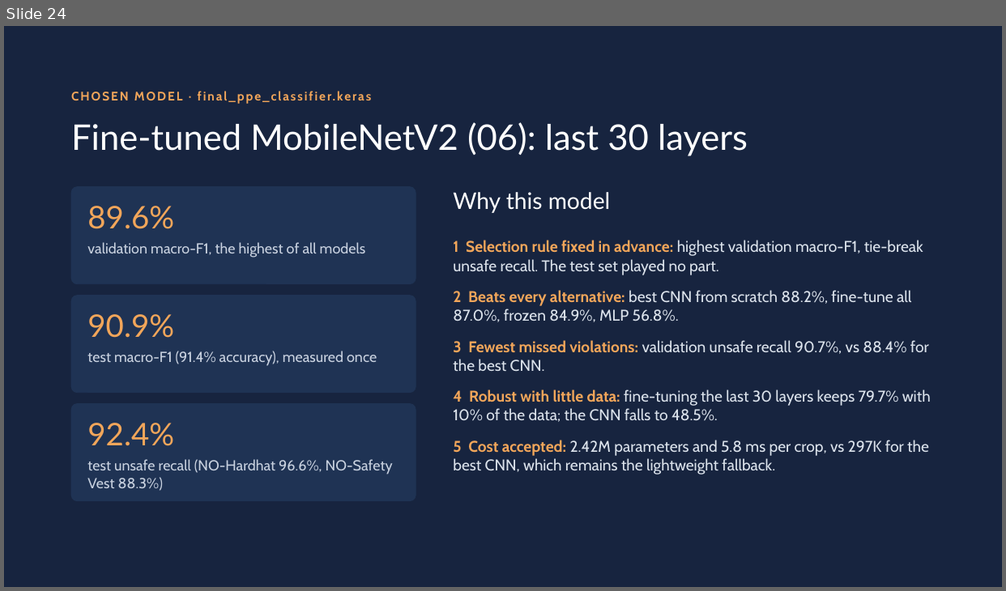
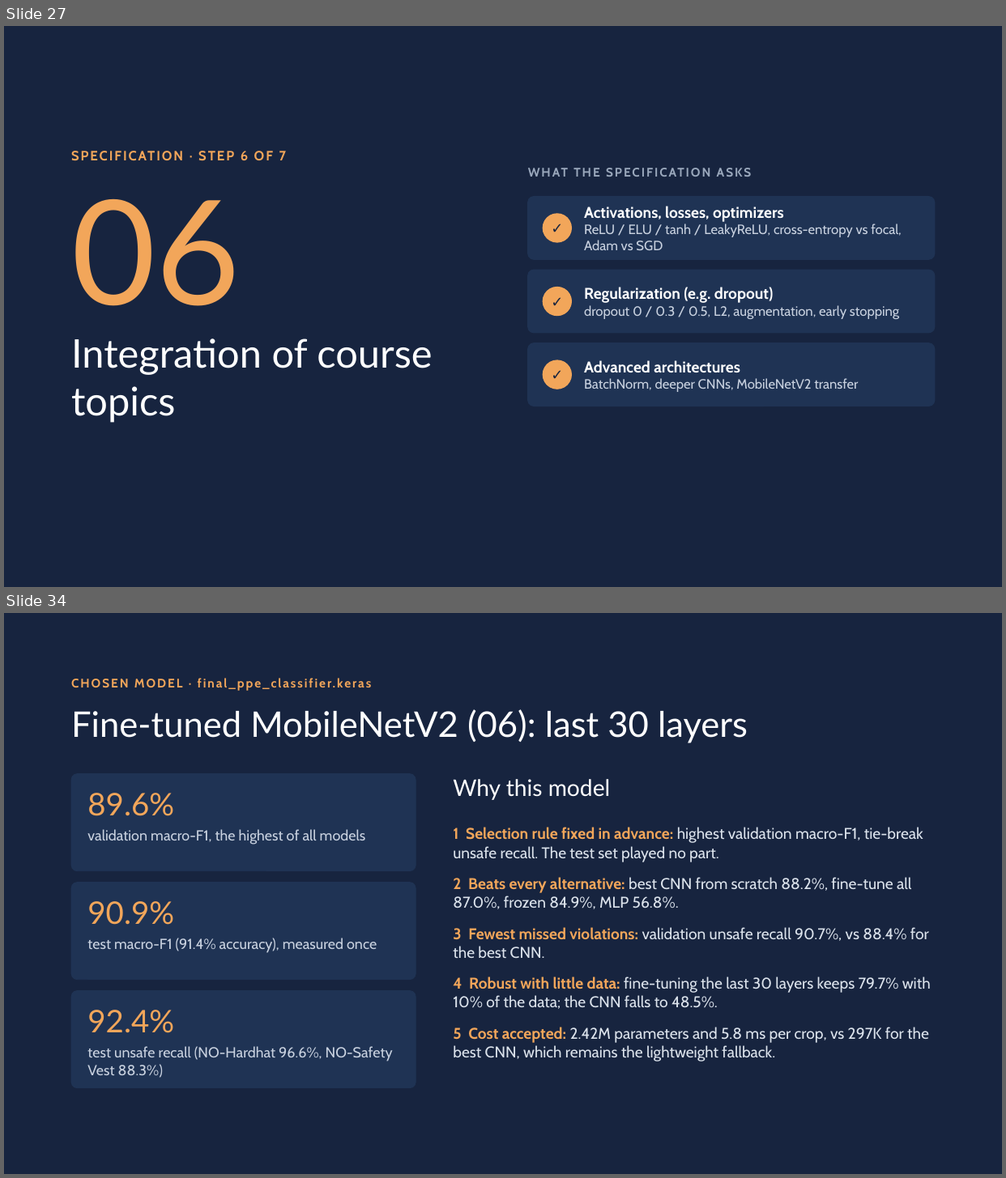
Before and after one commit to MohammedZaiter/Neural-Networks-and-Deep-Learning, a slide deck: Presentation/SafeSight_PPE_Deep_Learning.pptx. Shown one above the other, each under a label of ours: slide 24 before the commit, slides 27 and 34 after it; the slides between them are not shown. The pictures are 1006x591 and 1006x1178 pixels, drawn with LibreOffice and Linux fonts; fonts in the diff are those of the drawing. Boxes give left, top, right and bottom in pixels: in the first picture for what was removed or moved away, otherwise in the second. Text is boxed around its words. In the diff, an @@ line names an element or a change of style, - is before the commit and + after.

```diff
--- a/Presentation/SafeSight_PPE_Deep_Learning.pptx
+++ b/Presentation/SafeSight_PPE_Deep_Learning.pptx
@@ slide 27 added at [4,26,1002,587], background #17243F @@
@@ text added at [241,151,287,160], 13 pt, text #F2A65A, bold @@
+SPECIFICATION · STEP 6 OF 7
@@ text added at [528,160,935,186], 12 pt, text #9AA8BC, bold @@
+WHAT THE SPECIFICATION ASKS
@@ text added at [71,199,240,306], 140 pt, text #F2A65A @@
+06
@@ rounded rectangle added at [528,197,935,259], fill #1F3354, outline #1F3354 1 pt @@
@@ ellipse added at [543,214,572,242], fill #F2A65A, outline #F2A65A 1 pt @@
@@ text added at [543,214,572,242], 14 pt, text #17243F, bold @@
+✓
@@ text added at [584,206,901,250], 13 pt, text #C9D2E0 @@
+Activations, losses, optimizers
+ReLU / ELU / tanh / LeakyReLU, cross-entropy vs focal, Adam vs SGD
@@ rounded rectangle added at [528,270,935,333], fill #1F3354, outline #1F3354 1 pt @@
@@ ellipse added at [543,288,572,316], fill #F2A65A, outline #F2A65A 1 pt @@
@@ text added at [543,288,572,316], 14 pt, text #17243F, bold @@
+✓
@@ text added at [584,287,899,319], 13 pt, text #C9D2E0 @@
+Regularization (e.g. dropout)
+dropout 0 / 0.3 / 0.5, L2, augmentation, early stopping
@@ text added at [71,339,432,423], 38 pt, text #FFFFFF @@
+Integration of course topics
@@ rounded rectangle added at [528,344,935,407], fill #1F3354, outline #1F3354 1 pt @@
@@ ellipse added at [543,361,572,389], fill #F2A65A, outline #F2A65A 1 pt @@
@@ text added at [543,361,572,389], 14 pt, text #17243F, bold @@
+✓
@@ text added at [584,361,858,392], 13 pt, text #C9D2E0 @@
+Advanced architectures
+BatchNorm, deeper CNNs, MobileNetV2 transfer
@@ what was slide 24 is now slide 34 @@
```
Also in this commit, not shown: 23 slides changed, 9 other slides added.
